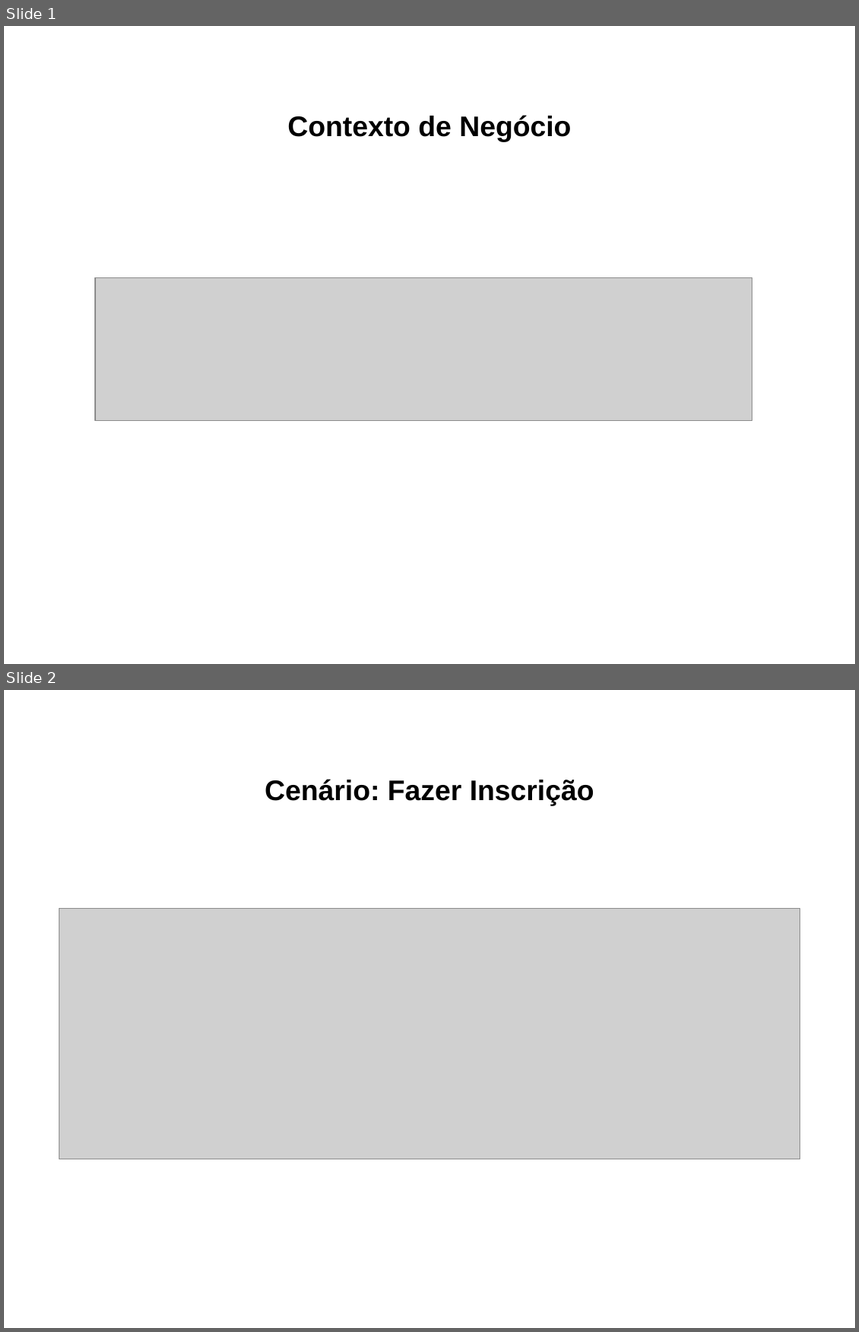
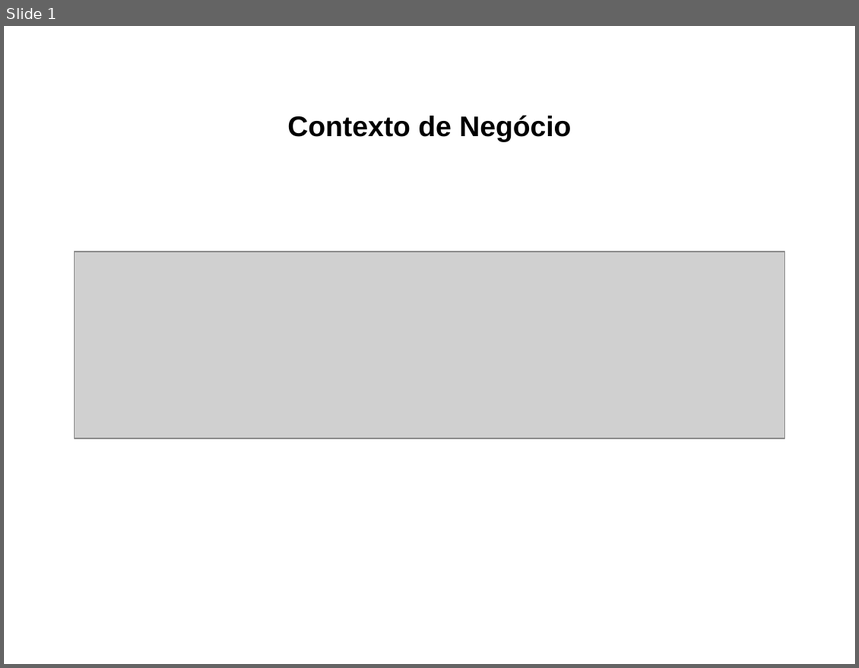
Before and after one commit to leozabotto/smart-owl, a slide deck: Artefatos/15 - Arquitetura de Negócio para cada Cenário.pptx. Shown one above the other, each under a label of ours: slides 1 and 2 before the commit, slide 1 after it. The pictures are 859x1332 and 859x668 pixels, drawn with LibreOffice and Linux fonts; fonts in the diff are those of the drawing; grey boxes stand for pictures. Boxes give left, top, right and bottom in pixels: in the first picture for what was removed or moved away, otherwise in the second. Text is boxed around its words. In the diff, an @@ line names an element or a change of style, - is before the commit and + after.

```diff
--- a/Artefatos/15 - Arquitetura de Negócio para cada Cenário.pptx
+++ b/Artefatos/15 - Arquitetura de Negócio para cada Cenário.pptx
@@ slide 2 removed at (4,690,855,1328), background #FFFFFF @@
@@ text removed at (265,779,595,806) @@
-Cenário: Fazer Inscrição
@@ picture removed at (59,909,800,1159) @@
@@ slide 1 changed as well @@
@@ picture: place and size @@
-picture at (95,278,752,421)
+picture at (75,252,785,439)
```
Also in this commit, not shown: 1 other slide changed, 4 slides added, 1 other slide removed, 18 other files.
